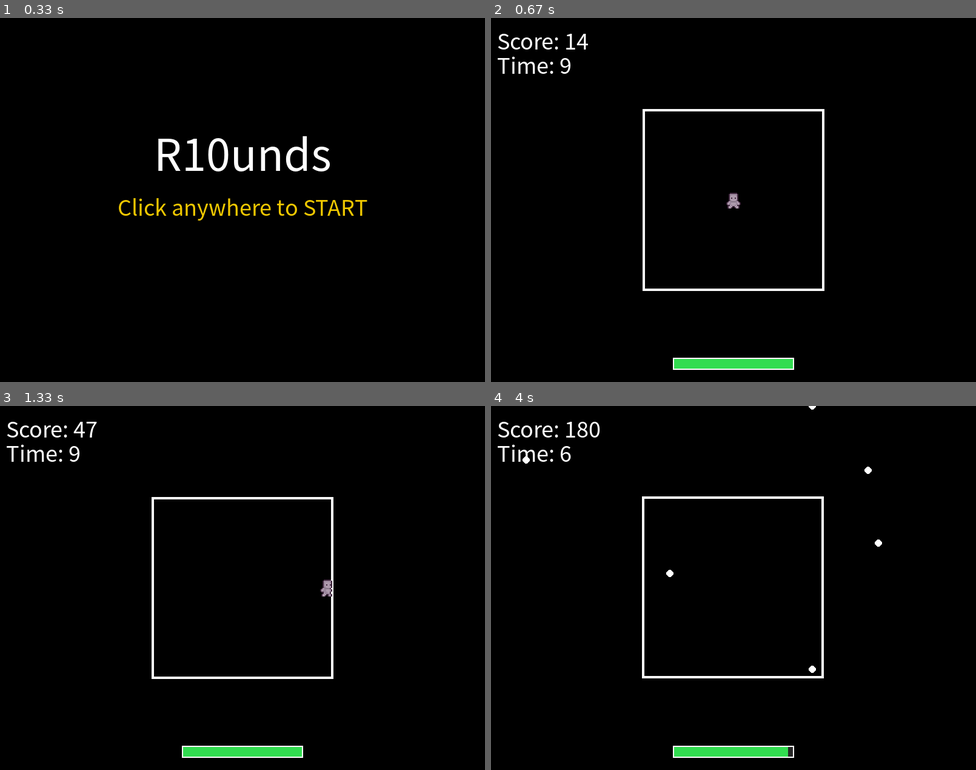
Above: before the commit, frames 1-4 (two rows, left to right).
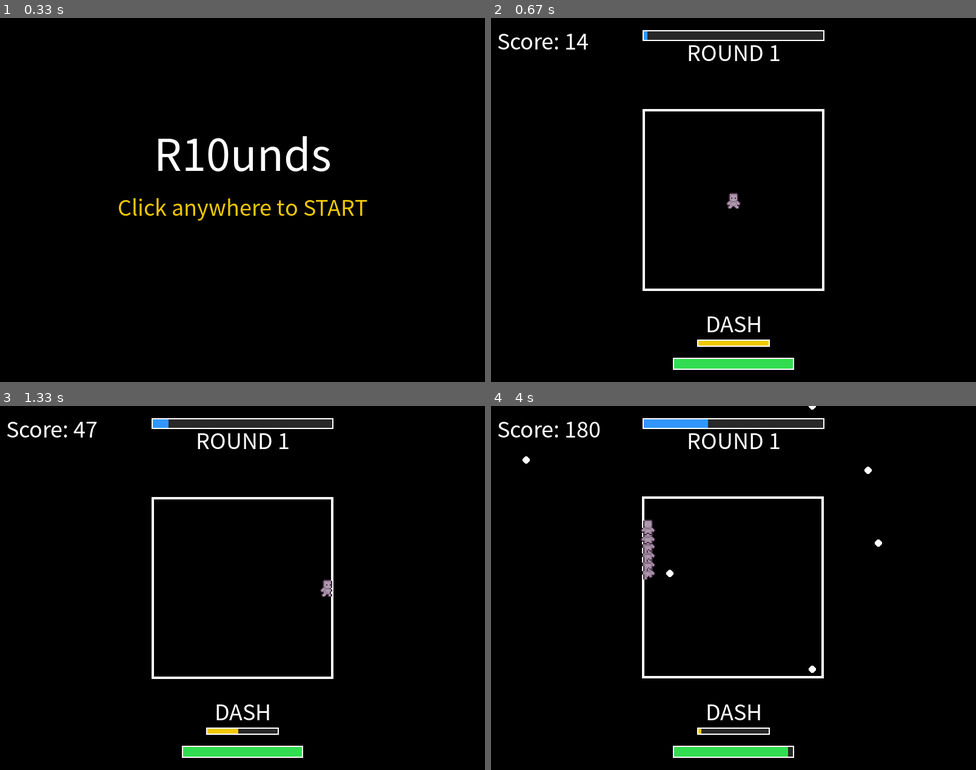
Above: after the commit, the same moments.

Repository: 20260193-lab/pygame
Game: pygame game, started from R10unds.py
Two runs of this game, one before a commit and one after it. Both use one fixed random seed, a clock stepped at 60 frames per second and the inputs below.
Inputs (mouse positions are in pixels of both pictures, inside the frame that each line leads up to):
- Up to frame 1 (0.33 s): no input
- Up to frame 2 (0.67 s): click (733, 200) at 0.38 s
- Up to frame 3 (1.33 s): hold Shift 0.67-1.13 s; hold Right 0.67-1.13 s; hold Right from 1.17 s (still down)
- Up to frame 4 (4 s): release Right at 1.63 s; hold Up 1.67-1.97 s; hold Right 2-2.47 s; hold Left 2.5-3.03 s; hold Down 3.07-3.37 s; hold Left 3.4-3.8 s; hold Up from 3.83 s (still down); tap Shift at 3.9 s

Frame 1 is identical in both runs. In frame 2, 2.1% of the frame differs, in the area x 1-69%, y 3-91%; in frame 3, 2.1%; in frame 4, 2.5%.

Commit message:
0519
대쉬 추가

Diff:
--- a/R10unds.py
+++ b/R10unds.py
@@ -49,6 +49,12 @@
 WHITE, BLACK, GRAY = (255, 255, 255), (0, 0, 0), (40, 40, 40)
 BLUE, RED, YELLOW = (50, 150, 255), (255, 60, 60), (240, 200, 0)
 GREEN = (50, 220, 80)
+
+TIER_COLORS = {
+    "silver": (180, 180, 180),
+    "gold": (255, 210, 60),
+    "platinum": (120, 255, 255)
+}
 
 ARENA_W, ARENA_H = 300, 300
 # 전역 변수로 관리하여 클래스들 사이에서 공유
@@ -68,6 +74,7 @@
     for i in range(10)
 ]
 
+
 class Player(pygame.sprite.Sprite):
     def __init__(self):
         super().__init__()
@@ -105,41 +112,102 @@
 
         self.current_state = "down_idle"
 
-    def update(self, dt):
+        self.dash_speed = 900
+        self.dashing = False
+        self.dash_timer = 0
+        self.dash_duration = 0.18
+
+        self.dash_cooldown = 1.5
+        self.dash_cooldown_timer = 0
+
+        self.dash_direction = Vector2(0, 0)
+
+        self.afterimages = []
+
+        self.hit_slow_timer = 0
+
+    def update(self, dt, game):
         keys = pygame.key.get_pressed()
+
         move = Vector2(0, 0)
 
-        if keys[pygame.K_LEFT]:
-            move.x = -1
-            self.direction = "left"
-        if keys[pygame.K_RIGHT]:
-            move.x = 1
-            self.direction = "right"
-        if keys[pygame.K_UP]:
-            move.y = -1
-            self.direction = "up"
-        if keys[pygame.K_DOWN]:
-            move.y = 1
-            self.direction = "down"
-
-        self.moving = move.length() > 0
-
-        if self.moving:
-            move = move.normalize()
-
-        self.pos += move * self.speed * dt
-
-        # 👉 hitbox 기준 이동
+        current_speed = self.speed
+
+        if self.hit_slow_timer > 0:
+            self.hit_slow_timer -= dt
+            current_speed *= 0.55
+
+        if not self.dashing:
+            if keys[pygame.K_LEFT]:
+                move.x = -1
+                self.direction = "left"
+
+            if keys[pygame.K_RIGHT]:
+                move.x = 1
+                self.direction = "right"
+
+            if keys[pygame.K_UP]:
+                move.y = -1
+                self.direction = "up"
+
+            if keys[pygame.K_DOWN]:
+                move.y = 1
+                self.direction = "down"
+
+            self.moving = move.length() > 0
+
+            if self.moving:
+                move = move.normalize()
+                self.dash_direction = move
+
+            # SHIFT 대쉬
+            if keys[pygame.K_LSHIFT] and self.dash_cooldown_timer <= 0:
+                if self.dash_direction.length() > 0:
+                    self.dashing = True
+                    self.dash_timer = self.dash_duration
+                    self.dash_cooldown_timer = self.dash_cooldown
+
+        # 대쉬 중
+        if self.dashing:
+            self.pos += self.dash_direction * self.dash_speed * dt
+
+            self.dash_timer -= dt
+
+            if self.dash_timer <= 0:
+                self.dashing = False
+
+
+        else:
+            self.pos += move * current_speed * dt
+
+        # 쿨다운 감소
+        if self.dash_cooldown_timer > 0:
+            self.dash_cooldown_timer -= dt
+
         self.hitbox.center = (round(self.pos.x), round(self.pos.y))
         self.hitbox.clamp_ip(ARENA_RECT)
 
-        # 👉 rect는 hitbox 따라가게
         self.rect.center = self.hitbox.center
-
-        # 👉 pos도 hitbox 기준으로 다시 맞춤
         self.pos = Vector2(self.hitbox.center)
 
         self.update_sprite(dt)
+
+        if self.dashing:
+            self.afterimages.append({
+                "image": self.image.copy(),
+                "rect": self.rect.copy(),
+                "time": 0.25
+            })
+
+        # 잔상 시간 감소
+        for after in self.afterimages:
+            after["time"] -= dt
+
+        # 시간이 끝난 잔상 제거
+        self.afterimages = [
+            a for a in self.afterimages
+            if a["time"] > 0
+        ]
 
     def update_sprite(self, dt):
         state = "run" if self.moving else "idle"
@@ -227,7 +295,7 @@
 
         self.is_final = is_final
 
-    def update(self, dt):
+    def update(self, dt, game=None):
 
         if self.is_final:
             self.trail.append(self.pos.copy())
@@ -282,7 +350,7 @@
         # 👉 포물선 높이 (클수록 더 휘어짐)
         self.height = random.randint(80, 150)
 
-    def update(self, dt):
+    def update(self, dt, game=None):
         # 👉 중력 적용 (속도 증가)
         self.velocity.y += self.gravity * dt
 
@@ -332,7 +400,7 @@
         self.timer = 0
         self.split_time = random.uniform(0.8, 1.2)
 
-    def update(self, dt):
+    def update(self, dt, game=None):
         self.timer += dt
         self.pos += self.velocity * dt
         self.rect.center = (round(self.pos.x), round(self.pos.y))
@@ -384,7 +452,7 @@
         self.pos = Vector2(pos)
         self.velocity = direction * random.uniform(200, 300)
 
-    def update(self, dt):
+    def update(self, dt, game=None):
         self.pos += self.velocity * dt
         self.rect.center = (round(self.pos.x), round(self.pos.y))
 
@@ -411,7 +479,7 @@
 
         self.rect.center = self.pos
 
-    def update(self, dt):
+    def update(self, dt, game=None):
         pass
 
 class HealEffect(pygame.sprite.Sprite):
@@ -428,7 +496,7 @@
         self.image = pygame.Surface((self.max_radius*2, self.max_radius*2), pygame.SRCALPHA)
         self.rect = self.image.get_rect(center=pos)
 
-    def update(self, dt):
+    def update(self, dt, game=None):
         self.life += dt
 
         # 👉 점점 커짐
@@ -484,6 +552,7 @@
 
         self.score = 0
         self.hp = 100
+
         self.display_hp = 100
         self.invincible_timer = 0
         self.player = None
@@ -521,16 +590,74 @@
         rect = surface.get_rect(center=(WIDTH // 2, y_pos))
         self.screen.blit(surface, rect)
 
+
     def draw_hud(self):
-        self.screen.blit(self.font.render(f"Score: {int(self.score)}", True, WHITE), (10, 10))
-
+        self.screen.blit(
+            self.font.render(f"Score: {int(self.score)}", True, WHITE),
+            (10, 10)
+        )
+
+        # 진행률 계산
         if self.level_idx == 9:
             round_duration = 30
         else:
             round_duration = 10 + self.level_idx
-        remaining = max(0, int(round_duration - self.round_timer))
-
-        self.screen.blit(self.font.render(f"Time: {remaining}", True, WHITE), (10, 50))
+
+        progress = min(1, self.round_timer / round_duration)
+
+        bar_width = 300
+        bar_height = 18
+
+        x = WIDTH // 2 - bar_width // 2
+        y = 20
+
+        pygame.draw.rect(self.screen, GRAY, (x, y, bar_width, bar_height))
+        pygame.draw.rect(
+            self.screen,
+            BLUE,
+            (x, y, int(bar_width * progress), bar_height)
+        )
+
+        pygame.draw.rect(self.screen, WHITE, (x, y, bar_width, bar_height), 2)
+
+        label = self.font.render(
+            f"ROUND {self.level_idx + 1}",
+            True,
+            WHITE
+        )
+
+        self.screen.blit(label, label.get_rect(center=(WIDTH // 2, y + 35)))
+
+        # 대쉬 UI
+        dash_ratio = max(0, self.player.dash_cooldown_timer / self.player.dash_cooldown)
+
+        cool_w = 120
+        cool_h = 12
+
+        cool_x = WIDTH // 2 - cool_w // 2
+        cool_y = HEIGHT - 70
+
+        pygame.draw.rect(self.screen, GRAY, (cool_x, cool_y, cool_w, cool_h))
+
+        pygame.draw.rect(
+            self.screen,
+            YELLOW,
+            (
+                cool_x,
+                cool_y,
+                int(cool_w * (1 - dash_ratio)),
+                cool_h
+            )
+        )
+
+        pygame.draw.rect(self.screen, WHITE, (cool_x, cool_y, cool_w, cool_h), 2)
+
+        dash_text = self.font.render("DASH", True, WHITE)
+        self.screen.blit(
+            dash_text,
+            dash_text.get_rect(center=(WIDTH // 2, cool_y - 28))
+        )
+
 
 
     def run(self):
@@ -552,19 +679,15 @@
                         if e.key == pygame.K_q:
                             pygame.quit(); sys.exit()
 
-                if e.type == pygame.KEYDOWN:
-                    if e.key == pygame.K_t:   # ⭐ 테스트용 키 (T)
-                        self.level_idx = 8   # Round 9 상태로 설정 (다음이 Round 10)
-                        self.state = "RESTING"
-                        self.rest_timer = 0.1   # 바로 다음 라운드 넘어가게
 
             # --- PLAYING 상태 ---
             if self.state == "PLAYING":
                 level_cfg = LEVELS[self.level_idx]
-                self.all_sprites.update(dt)
+                self.all_sprites.update(dt, self)
 
                 # 👉 점수 실시간 증가 (여기에 추가)
                 self.score += 50 * dt
+
 
                 # 👉 라운드 시간 진행
                 self.round_timer += dt
@@ -641,7 +764,7 @@
                             self.all_sprites.add(item)
 
 
-                if self.invincible_timer > 0:
+                if self.invincible_timer > 0 or self.player.dashing:
                     self.invincible_timer -= dt
                 else:
                     hits = [e for e in self.enemies if self.player.hitbox.colliderect(e.rect)]
@@ -653,6 +776,7 @@
                         self.hp = max(0, self.hp)  # 🔥 여기 추가 (핵심)
 
                         self.invincible_timer = 1.5
+                        self.player.hit_slow_timer = 0.12
                          # 🔥 화면 흔들림 시작
                         self.shake_timer = 0.3
                         self.shake_strength = 10
@@ -679,7 +803,7 @@
             # --- RESTING (휴식) 상태 ---
             elif self.state == "RESTING":
                 if self.player:
-                    self.player.update(dt)
+                    self.player.update(dt, self)
                 self.rest_timer -= dt
 
                 if self.rest_timer <= 0:
@@ -737,6 +861,14 @@
                     if sprite == self.player and not blink and self.invincible_timer > 0:
                         continue
 
+                    for after in self.player.afterimages:
+                        temp = after["image"].copy()
+
+                        alpha = int(255 * (after["time"] / 0.25))
+                        temp.set_alpha(alpha)
+
+                        self.screen.blit(temp, after["rect"].move(offset))
+
                     if hasattr(sprite, "draw"):
                         sprite.draw(self.screen, offset)
                     else:
@@ -753,6 +885,7 @@
                 if self.state == "RESTING":
                     next_round = self.level_idx + 2  # 현재 index 기준 +1이 다음 라운드, +1 더 해서 사람 기준
                     self.draw_centered_text(f"ROUND {next_round}", self.font_big, YELLOW, HEIGHT // 2)
+
 
             elif self.state == "ROUND10_INTRO":
                 self.screen.fill(BLACK)
Renamed: Step3.py -> test/Step3.py
Renamed: hello_pygame.py -> test/hello_pygame.py
Renamed: pygame_AABB_OBB.py -> test/pygame_AABB_OBB.py
Renamed: sound_basic.py -> test/sound_basic.py
Renamed: sprite_basic.py -> test/sprite_basic.py
